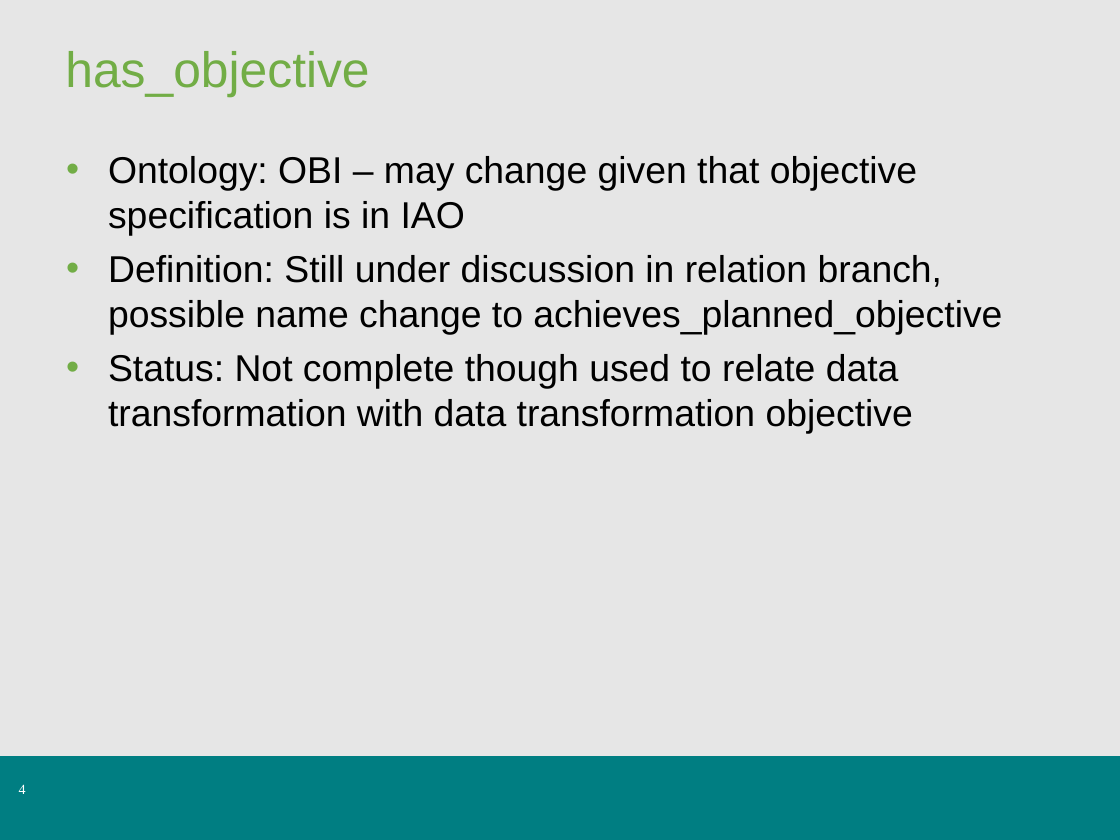
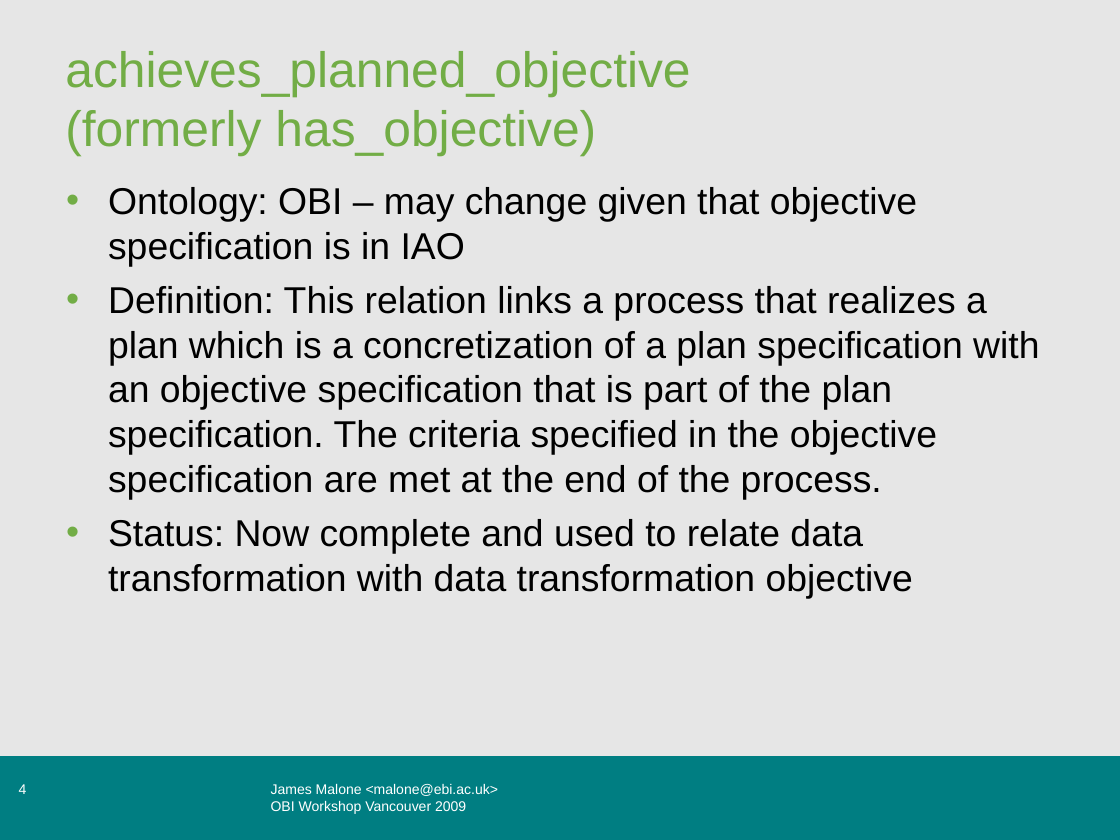
Before and after one commit to obi-ontology/obi-legacy-svn, a slide deck: slide 4 of trunk/docs/developer/DT/DT_core_vancouver_2009.ppt. Drawn at 1120x840 pixels with LibreOffice and Linux fonts; fonts in the diff are those of the drawing; background and template pictures are left out. Boxes give left, top, right and bottom in pixels: in the first picture for what was removed or moved away, otherwise in the second. Text is boxed around its words. In the diff, an @@ line names an element or a change of style, - is before the commit and + after.

```diff
--- a/trunk/docs/developer/DT/DT_core_vancouver_2009.ppt
+++ b/trunk/docs/developer/DT/DT_core_vancouver_2009.ppt
@@ title at [65,51,690,157]: text changed @@
-has_objective
+achieves_planned_objective
+(formerly has_objective)
@@ text "Ontology: OBI – may change ...": place and size @@
-text "Ontology: OBI – may change ..." at [108,156,1002,434]
+text "Ontology: OBI – may change ..." at [108,187,1039,599]
@@ text at [108,286,1039,599]: text changed @@
-• Definition: Still under discussion in relation branch, possible name change to achieves_planned_objective
-• Status: Not complete though used to relate data transformation with data transformation objective
+• Definition: This relation links a process that realizes a plan which is a concretization of a plan specification with an objective specification that is part of the plan specification. The criteria specified in the objective specification are met at the end of the process.
+• Status: Now complete and used to relate data transformation with data transformation objective
@@ page number at [19,784,27,794]: font Times New Roman to Arial @@
@@ text added at [271,784,499,814], 9 pt, text #FFFFFF @@
+James Malone <malone@ebi.ac.uk>
+OBI Workshop Vancouver 2009
```
Also in this commit, not shown: 10 other slides changed, 1 other file.
